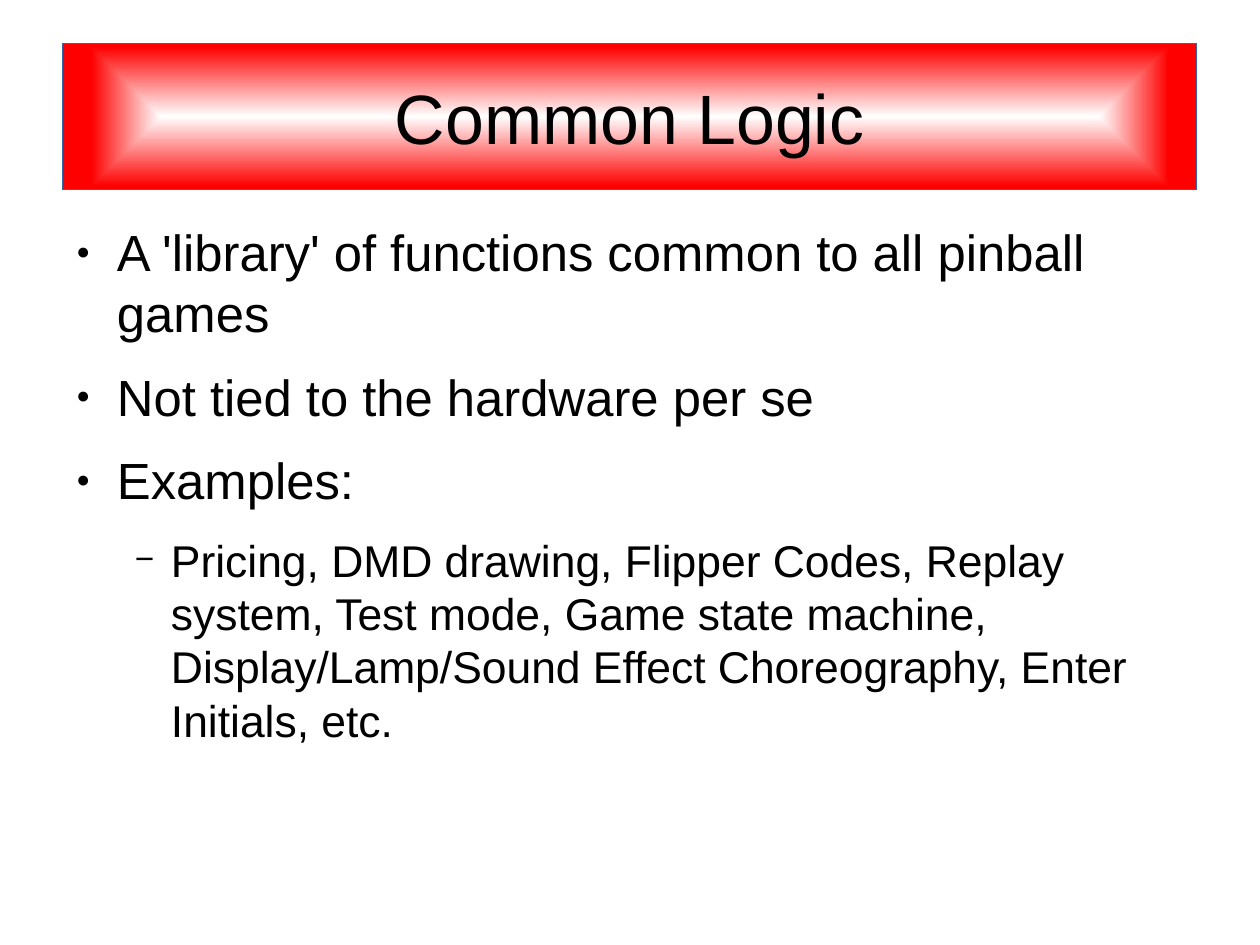
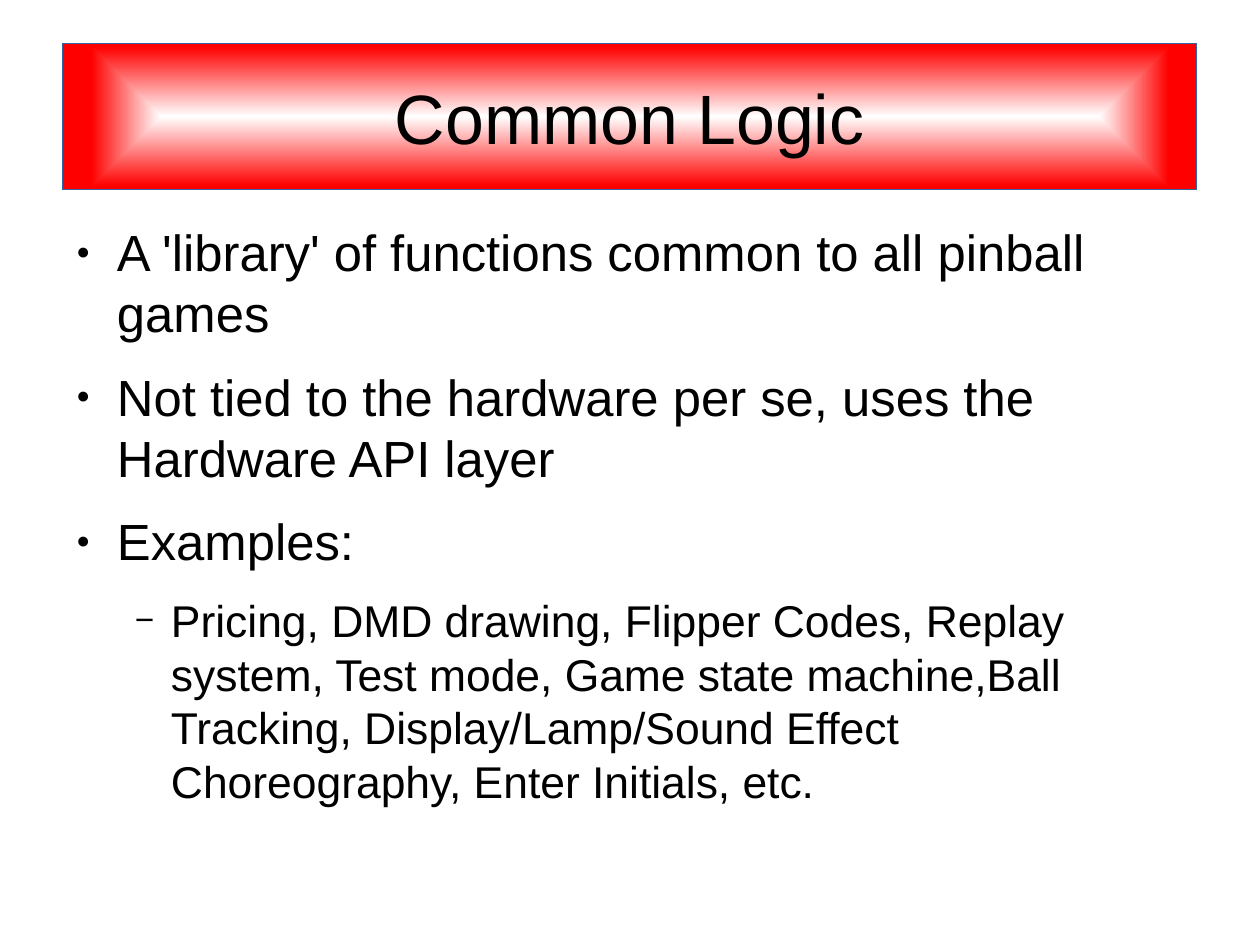
Before and after one commit to SonnyJim/freewpc, a slide deck: slide 9 of doc/freewpc.odp. Drawn at 1260x945 pixels with LibreOffice and Linux fonts; fonts in the diff are those of the drawing. Boxes give left, top, right and bottom in pixels: in the first picture for what was removed or moved away, otherwise in the second. Text is boxed around its words. In the diff, an @@ line names an element or a change of style, - is before the commit and + after.

```diff
--- a/doc/freewpc.odp
+++ b/doc/freewpc.odp
@@ text at <box>117,379,1034,487</box>: text changed @@
-● Not tied to the hardware per se
+● Not tied to the hardware per se, uses the Hardware API layer
@@ text at <box>171,604,1064,807</box>: text changed @@
-  − Pricing, DMD drawing, Flipper Codes, Replay system, Test mode, Game state machine, Display/Lamp/Sound Effect Choreography, Enter Initials, etc.
+  − Pricing, DMD drawing, Flipper Codes, Replay system, Test mode, Game state machine,Ball Tracking, Display/Lamp/Sound Effect Choreography, Enter Initials, etc.
```
Also in this commit, not shown: 13 other slides changed, 2 slides added.
